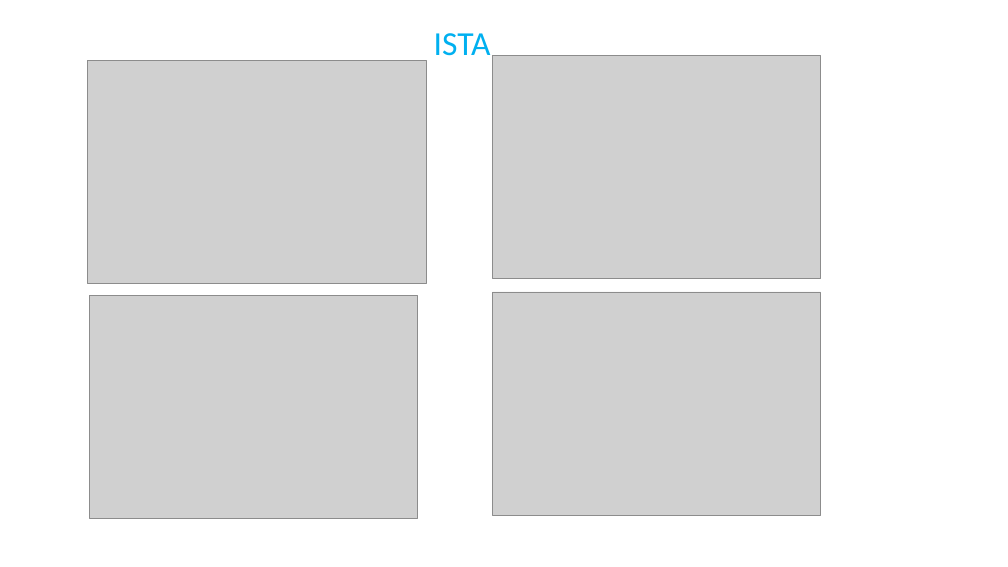
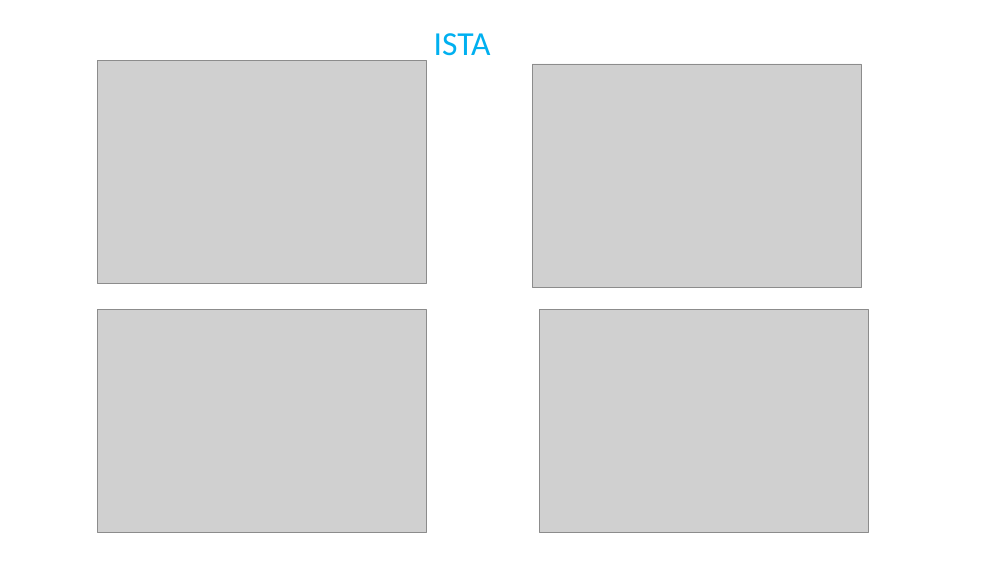
Before and after one commit to SrknMcT/ITUDeprem, a slide deck: slide 1 of results and todos/ResultsFof2.pptx (slide 3 before the commit). Drawn at 1008x567 pixels with LibreOffice and Linux fonts; fonts in the diff are those of the drawing; grey boxes stand for pictures. Boxes give left, top, right and bottom in pixels: in the first picture for what was removed or moved away, otherwise in the second. Text is boxed around its words. In the diff, an @@ line names an element or a change of style, - is before the commit and + after.

```diff
--- a/results and todos/ResultsFof2.pptx
+++ b/results and todos/ResultsFof2.pptx
@@ picture: place and size @@
-picture at bbox=[88, 60, 426, 284]
+picture at bbox=[98, 60, 426, 284]
@@ picture: place and size @@
-picture at bbox=[493, 55, 821, 278]
+picture at bbox=[532, 64, 861, 287]
@@ picture: place and size @@
-picture at bbox=[89, 295, 417, 518]
+picture at bbox=[98, 309, 426, 532]
@@ picture: place and size @@
-picture at bbox=[493, 292, 821, 515]
+picture at bbox=[539, 309, 868, 532]
```
Also in this commit, not shown: 1 other slide changed, 1 slide removed, 41 other files.
